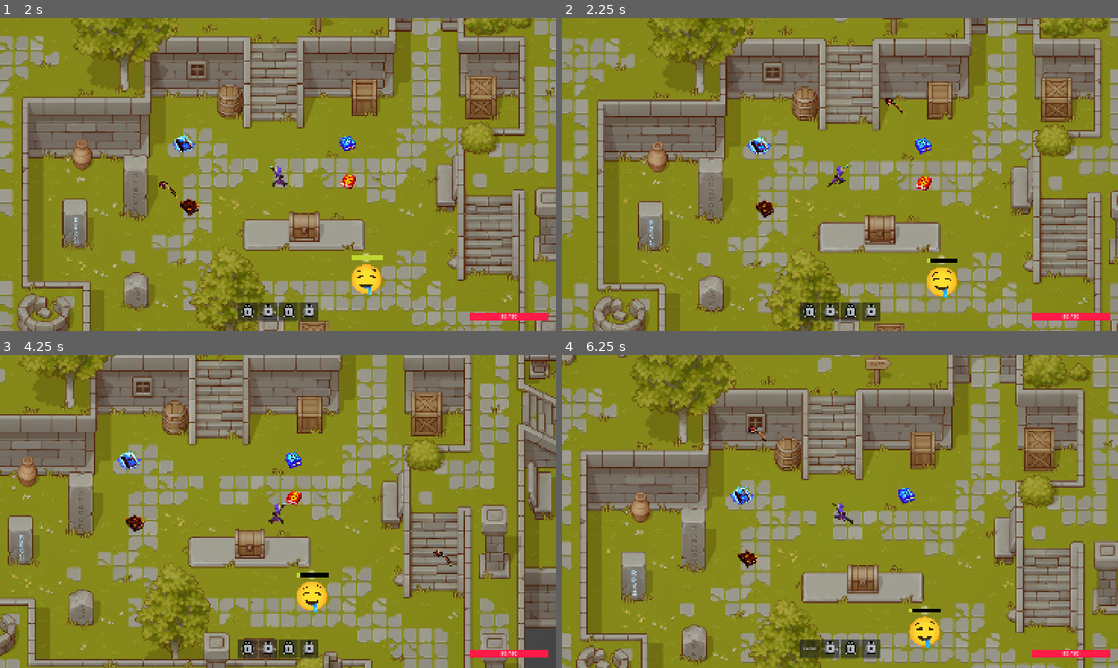
Above: before the commit, frames 1-4 (two rows, left to right).
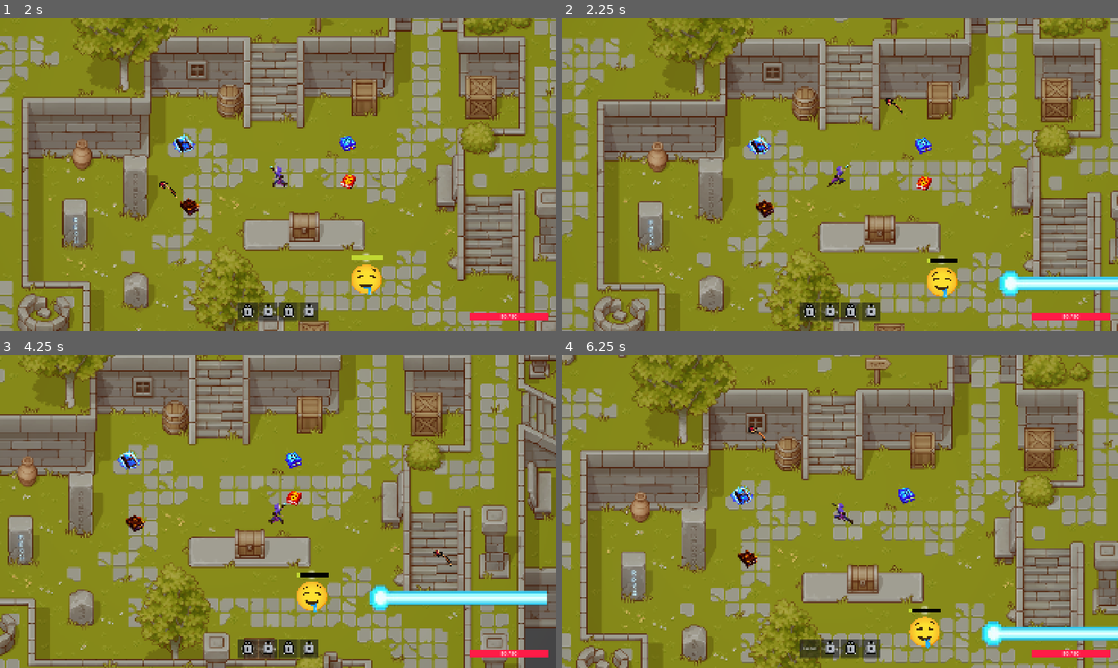
Above: after the commit, the same moments.

Repository: battle-royale-9/battleroyale
Game: Godot game, scene res://world.tscn
The game is run twice, just before and just after one commit, with the same random seed, the same clock (stepped at 60 frames per second) and the same inputs.
Inputs (mouse positions are in pixels of both pictures, inside the frame that each line leads up to):
- Up to frame 1 (2 s): tap Enter at 0.5 s; move the mouse to (400, 158) at 0.52 s; click (400, 158) at 0.67 s; move the mouse to (166, 190) at 1.27 s; click (166, 190) at 1.42 s
- Up to frame 2 (2.25 s): move the mouse to (895, 105) at 2.02 s; click (895, 105) at 2.17 s
- Up to frame 3 (4.25 s): move the mouse to (250, 574) at 2.77 s; click (250, 574) at 2.92 s; move the mouse to (444, 558) at 3.52 s; click (444, 558) at 3.67 s
- Up to frame 4 (6.25 s): move the mouse to (673, 464) at 4.27 s; click (673, 464) at 4.42 s; move the mouse to (867, 511) at 5.02 s; click (867, 511) at 5.17 s; move the mouse to (756, 433) at 5.77 s; click (756, 433) at 5.92 s

Frame 1 is identical in both runs. In frame 2, 1.1% of the frame differs, in the area x 78-100%, y 80-89%; in frame 3, 1.7%, in the area x 66-99%, y 73-82%; in frame 4, 1.3%.

Commit message:
Implement silenced beam

Diff:
--- a/dummy.gd
+++ b/dummy.gd
@@ -9,6 +9,7 @@
 var attack_timer = 0.0
 const ATTACK_INTERVAL = 2.0 # Fire every 2 seconds
 var fireball_scene = preload("res://spells/fireball.tscn")
+var beam_scene = preload("uid://bg87qht3u62yx")
 
 # --- UI NODES ---
 @onready var damage_label = $Label
@@ -39,7 +40,7 @@
 		cast_bar.value = attack_timer
 
 	if attack_timer >= ATTACK_INTERVAL:
-		shoot_fireball()
+		shoot_beam()
 		attack_timer = 0.0 # Reset timer
 		if cast_bar:
 			cast_bar.value = 0
@@ -56,6 +57,15 @@
 	# Add to the world
 	get_parent().add_child(spell)
 
+func shoot_beam():
+	var spell = beam_scene.instantiate()
+	spell.position = position + Vector2(50, 0)
+
+	spell.rotation = 0
+
+	# Add to the world
+	get_parent().add_child(spell)
+
 func take_damage(amount):
 	total_damage += amount
 	damage_label.text = str(total_damage)
--- a/playerAnimated.gd
+++ b/playerAnimated.gd
@@ -6,6 +6,7 @@
 var target_position = Vector2.ZERO
 var key_history = ""
 var is_casting = false # Tracks if we are currently winding up
+var is_silenced = false
 
 # --- HEALTH SETTINGS ---
 var max_hp = 50
@@ -59,6 +60,9 @@
 
 # --- ANIMATION NODE ---
 @onready var anim = $AnimatedSprite2D
+
+# --- TIMER NODE ---
+@onready var silenced_timer: Timer = $SilencedTimer
 
 # --- PRELOAD EVERYTHING ---
 var epstein_scene = preload("res://spells/epstein.tscn")
@@ -314,3 +318,21 @@
 	get_parent().add_child(spell)
 	spell.global_position = global_position
 	if spell.has_method("setup"): spell.setup(self)
+
+# --- SILENCE ---
+
+func apply_silenced(silenced_duration):
+	is_silenced = true
+	silenced_timer.wait_time = silenced_duration
+	silenced_timer.start()
+	lock_fireball.visible = true
+	lock_lightning.visible = true
+	lock_beam.visible = true
+	lock_plant.visible = true
+
+func _on_silenced_timer_timeout() -> void:
+	is_silenced = false
+	lock_fireball.visible = not spells_unlocked["23"]
+	lock_lightning.visible = not spells_unlocked["WE"]
+	lock_beam.visible = not spells_unlocked["SD"]
+	lock_plant.visible = not spells_unlocked["XC"]
--- a/playerAnimated.tscn
+++ b/playerAnimated.tscn
@@ -558,3 +558,7 @@
 max_value = 0.5
 step = 0.0
 show_percentage = false
+
+[node name="SilencedTimer" type="Timer" parent="." unique_id=1984589838]
+
+[connection signal="timeout" from="SilencedTimer" to="." method="_on_silenced_timer_timeout"]
--- a/spells/beam.gd
+++ b/spells/beam.gd
@@ -1,7 +1,8 @@
 extends Area2D
 
-var damage = 30
+var damage = 5
 var shooter_node = null # <--- STORES WHO FIRED THIS
+var silenced_duration = 1.5
 
 func _ready():
 	var anim = $AnimatedSprite2D
@@ -35,5 +36,7 @@
 	# The beam pierces! It hits this target and KEEPS GOING.
 	if target.has_method("take_damage"):
 		target.take_damage(damage)
+	if target.has_method("apply_silenced"):
+		target.apply_silenced(silenced_duration)
 
 	# Note: We do NOT queue_free(). The beam stays until the animation ends.
